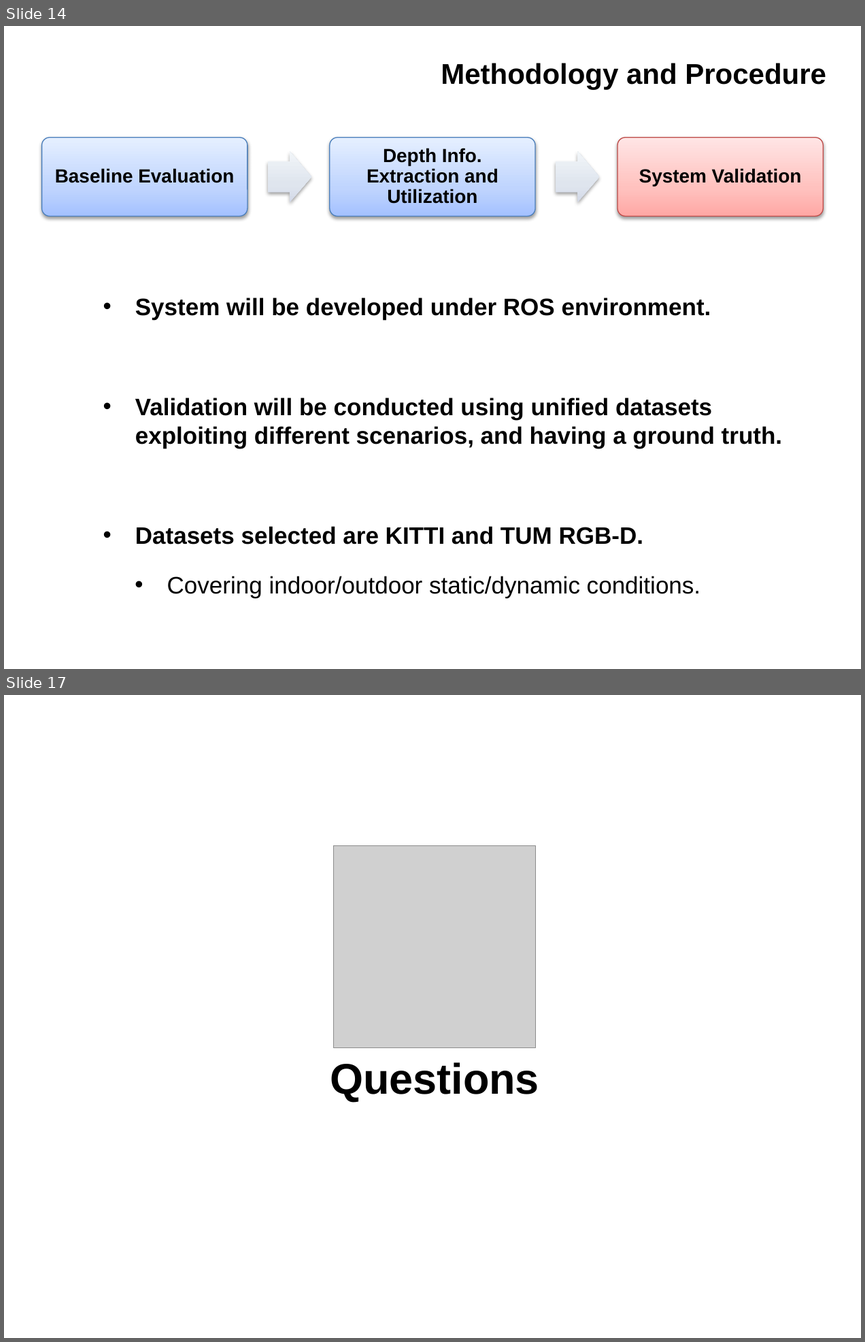
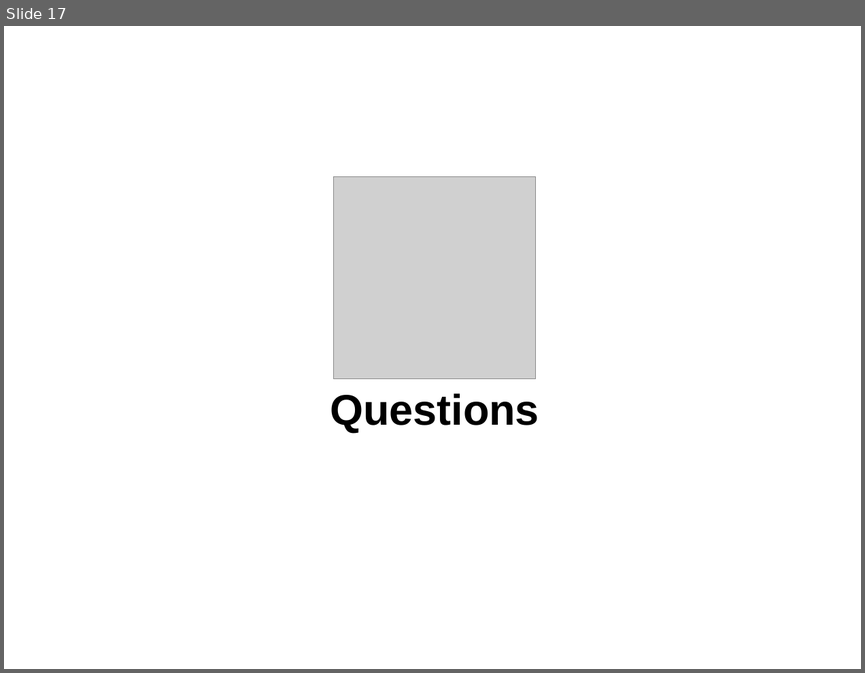
Before and after one commit to IslamAAli/ORBSLAM_RTABmap, a slide deck: Presentation_2/CMPUT631-ProjectProgress-V0P1.pptx. Shown one above the other, each under a label of ours: slides 14 and 17 before the commit, slide 17 after it; the slides between them are not shown. The pictures are 865x1342 and 865x673 pixels, drawn with LibreOffice and Linux fonts; fonts in the diff are those of the drawing; grey boxes stand for pictures; background and template pictures are left out. Boxes give left, top, right and bottom in pixels: in the first picture for what was removed or moved away, otherwise in the second. Text is boxed around its words. In the diff, an @@ line names an element or a change of style, - is before the commit and + after.

```diff
--- a/Presentation_2/CMPUT631-ProjectProgress-V0P1.pptx
+++ b/Presentation_2/CMPUT631-ProjectProgress-V0P1.pptx
@@ slide 14 removed at [4,26,861,669], background #FFFFFF @@
@@ title removed at [441,63,826,90] @@
-Methodology and Procedure
@@ group removed at [41,138,823,216]: 3 rounded rectangles, 3 texts, 2 right arrows @@
-Baseline Evaluation
-Depth Info. Extraction and Utilization
-System Validation
@@ text removed at [135,297,782,598] @@
-• System will be developed under ROS environment.
-• Validation will be conducted using unified datasets exploiting different scenarios, and having a ground truth.
-• Datasets selected are KITTI and TUM RGB-D.
-• Covering indoor/outdoor static/dynamic conditions.
```
Also in this commit, not shown: 3 slides changed, 13 slides added, 12 other slides removed.
